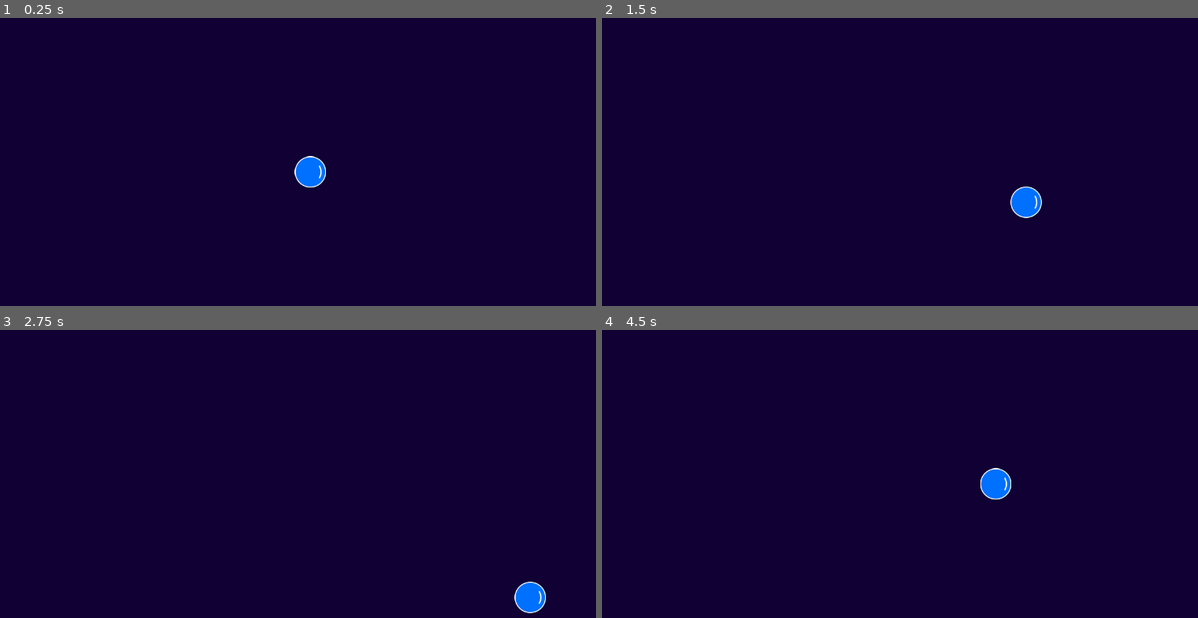
Above: before the commit, frames 1-4 (two rows, left to right).
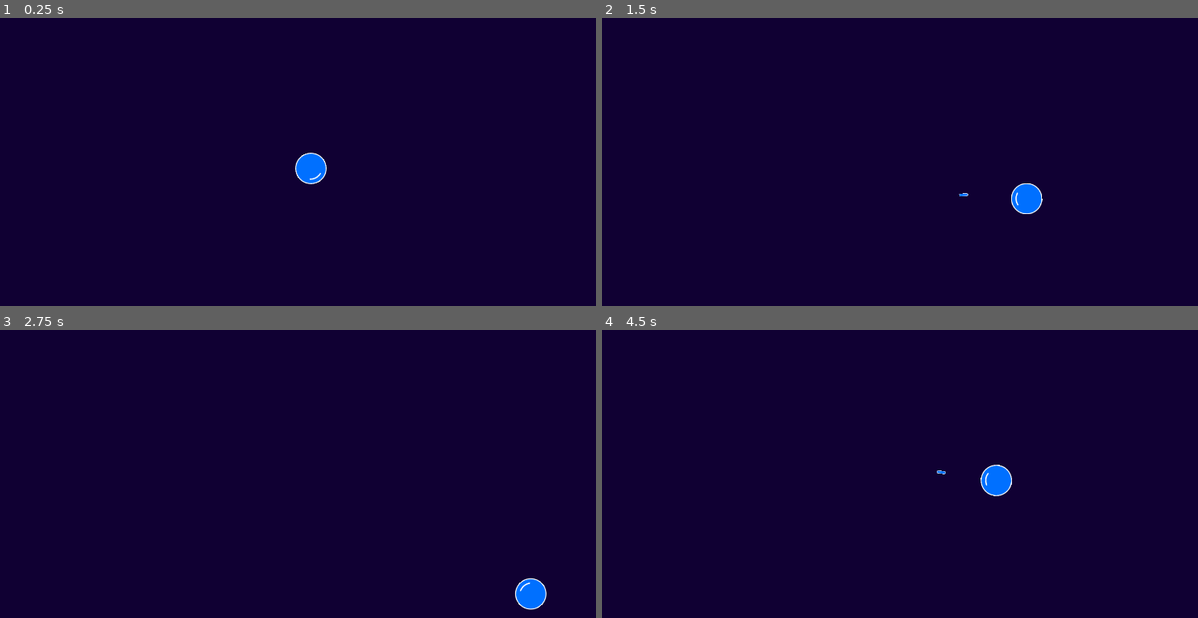
Above: after the commit, the same moments.

Repository: eduardojunio/arena-blaster
Game: Godot game, scene res://main.tscn
Same seed, same stepped clock (60 frames per second), same inputs: the game is played once before the commit and once after it.
Inputs (mouse positions are in pixels of both pictures, inside the frame that each line leads up to):
- Up to frame 1 (0.25 s): no input
- Up to frame 2 (1.5 s): tap Enter at 0.5 s; move the mouse to (1066, 167) at 0.52 s; hold D (right) 0.53-1.28 s; click (1066, 167) at 0.67 s; move the mouse to (792, 205) at 1.27 s; hold Down (down) from 1.28 s (still down); click (792, 205) at 1.42 s
- Up to frame 3 (2.75 s): move the mouse to (387, 419) at 2.02 s; release Down (down) at 2.03 s; hold D (right) from 2.03 s (still down); click (387, 419) at 2.17 s
- Up to frame 4 (4.5 s): move the mouse to (888, 571) at 2.77 s; release D (right) at 2.78 s; hold Up (up) 2.78-3.53 s; click (888, 571) at 2.92 s; move the mouse to (1114, 551) at 3.52 s; hold Left (left) from 3.53 s (still down); click (1114, 551) at 3.67 s; move the mouse to (727, 445) at 4.27 s; click (727, 445) at 4.42 s

The runs differ from the first frame. In frame 1, 0.2% of the frame differs, in the area x 49-55%, y 46-59%; in frame 2, 0.3%, in the area x 59-74%, y 57-70%; in frame 3, 0.2%; in frame 4, 0.3%.

Commit message:
Add shooting mechanic

Diff:
--- a/main.tscn
+++ b/main.tscn
@@ -5,4 +5,4 @@
 [node name="Node2D" type="Node2D"]
 
 [node name="Player" parent="." instance=ExtResource("1_3y1hs")]
-position = Vector2(619, 331)
+position = Vector2(620, 324)
--- /dev/null
+++ b/player-bullet.gd
@@ -0,0 +1,19 @@
+extends Sprite2D
+
+var speed = 1500 # in pixels per second
+var direction = Vector2.ZERO # Direction the bullet will travel
+
+func _process(delta):
+	global_position += direction * speed * delta
+	if is_out_of_screen():
+		queue_free()
+
+func is_out_of_screen():
+	return not get_viewport_rect().intersects(get_global_rect())
+
+func get_global_rect():
+	return Rect2(global_position - (get_size() / 2), get_size())
+
+# TODO: Duplicated from player script
+func get_size():
+	return get_rect().size
--- /dev/null
+++ b/player-bullet.tscn
@@ -0,0 +1,8 @@
+[gd_scene load_steps=3 format=3 uid="uid://cayh8q3yk3y3p"]
+
+[ext_resource type="Texture2D" uid="uid://blh0rcqm6e330" path="res://player-bullet.png" id="1_ny2ja"]
+[ext_resource type="Script" path="res://player-bullet.gd" id="2_4gmtr"]
+
+[node name="PlayerBullet" type="Sprite2D"]
+texture = ExtResource("1_ny2ja")
+script = ExtResource("2_4gmtr")
--- a/player.gd
+++ b/player.gd
@@ -1,17 +1,25 @@
 extends Sprite2D
 
+var PlayerBullet = preload("res://player-bullet.tscn")
+
 var speed = 300 # in pixels per second
+var shooting = false
 
-func _input(event):
+func _unhandled_input(event):
+	if event is InputEventMouseMotion:
+		rotate_sprite(event.position)
 	if event is InputEventMouseButton:
-		print()
+		shooting = event.pressed
 
 func _process(delta):
 	move(delta)
+	if shooting:
+		shoot(get_global_mouse_position())
 
 func move(delta):
 	position += get_motion() * speed * delta
 	clamp_position()
+	rotate_sprite(get_global_mouse_position())
 
 func clamp_position():
 	var min = get_size() / 2
@@ -34,4 +42,34 @@
 	return get_rect().size
 
 func get_viewport_size():
-	return get_viewport_rect().size
+	return get_viewport().get_visible_rect().size
+
+func rotate_sprite(target_position):
+	rotation = get_direction_rotation(get_direction(target_position))
+
+func shoot(target_position):
+	var cooldown = $Cooldown
+
+	if not cooldown.is_stopped():
+		return
+
+	var bullet_instance = PlayerBullet.instantiate()
+	get_parent().add_child(bullet_instance)
+
+	var bullet_direction = get_direction(target_position)
+	bullet_instance.direction = bullet_direction
+	bullet_instance.rotation = get_direction_rotation(bullet_direction)
+	var bullet_size_offset = (bullet_instance.get_size().x / 2) * bullet_direction
+	var extra_offset = 10 * bullet_direction
+	bullet_instance.global_position = global_position + (bullet_direction * get_radius()) + bullet_size_offset + extra_offset
+
+	cooldown.start()
+
+func get_direction(target_position):
+	return (target_position - global_position).normalized()
+
+func get_direction_rotation(direction):
+	return Vector2.RIGHT.angle_to(direction)
+
+func get_radius():
+	return get_size().x / 2
--- a/player.tscn
+++ b/player.tscn
@@ -6,3 +6,7 @@
 [node name="Player" type="Sprite2D"]
 texture = ExtResource("1_7606w")
 script = ExtResource("2_djfmq")
+
+[node name="Cooldown" type="Timer" parent="."]
+wait_time = 0.125
+one_shot = true
Binary file added: player-bullet.png
Not shown, added: player-bullet.png.import
